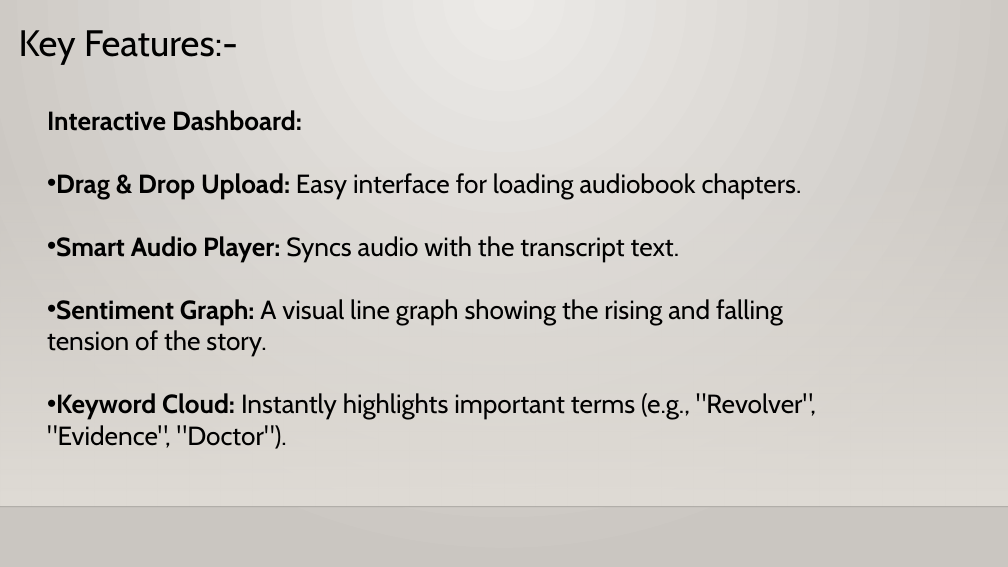
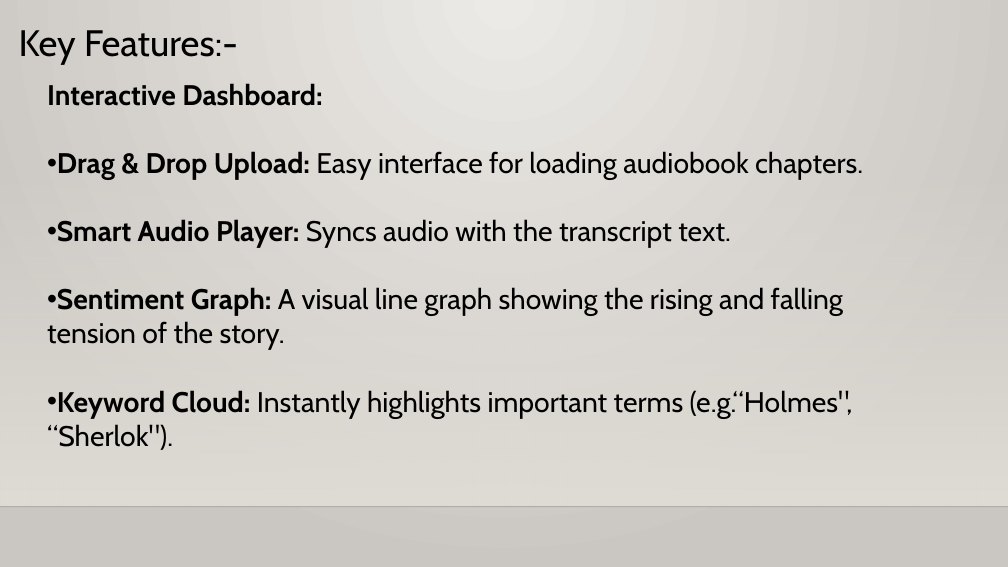
Before and after one commit to Sivashalinimurugesan/Automated-Podcast-Transcription-and-Topic-Segmentation, a slide deck: slide 6 of AI Podcast Transcription.pptx. Drawn at 1008x567 pixels with LibreOffice and Linux fonts; fonts in the diff are those of the drawing; background and template pictures are left out. Boxes give left, top, right and bottom in pixels: in the first picture for what was removed or moved away, otherwise in the second. Text is boxed around its words. In the diff, an @@ line names an element or a change of style, - is before the commit and + after.

```diff
--- a/AI Podcast Transcription.pptx
+++ b/AI Podcast Transcription.pptx
@@ text "Interactive Dashboard:" moved from (x1=47, y1=110, x2=816, y2=449) to (x1=47, y1=83, x2=863, y2=450) @@
@@ text at (x1=47, y1=83, x2=863, y2=350): size 25 to 27 pt in "Interactive Dashboard:", "Drag & Drop Upload: Easy interface for ...", "Smart Audio Player: Syncs audio with the ...", "Sentiment Graph: A visual line graph showing ..." @@
@@ text at (x1=47, y1=390, x2=853, y2=450): text changed; size 25 to 27 pt @@
-• Keyword Cloud: Instantly highlights important terms (e.g., "Revolver", "Evidence", "Doctor").
+• Keyword Cloud: Instantly highlights important terms (e.g.“Holmes", “Sherlok").
```
Also in this commit, not shown: 10 other slides changed, 1 slide added.
